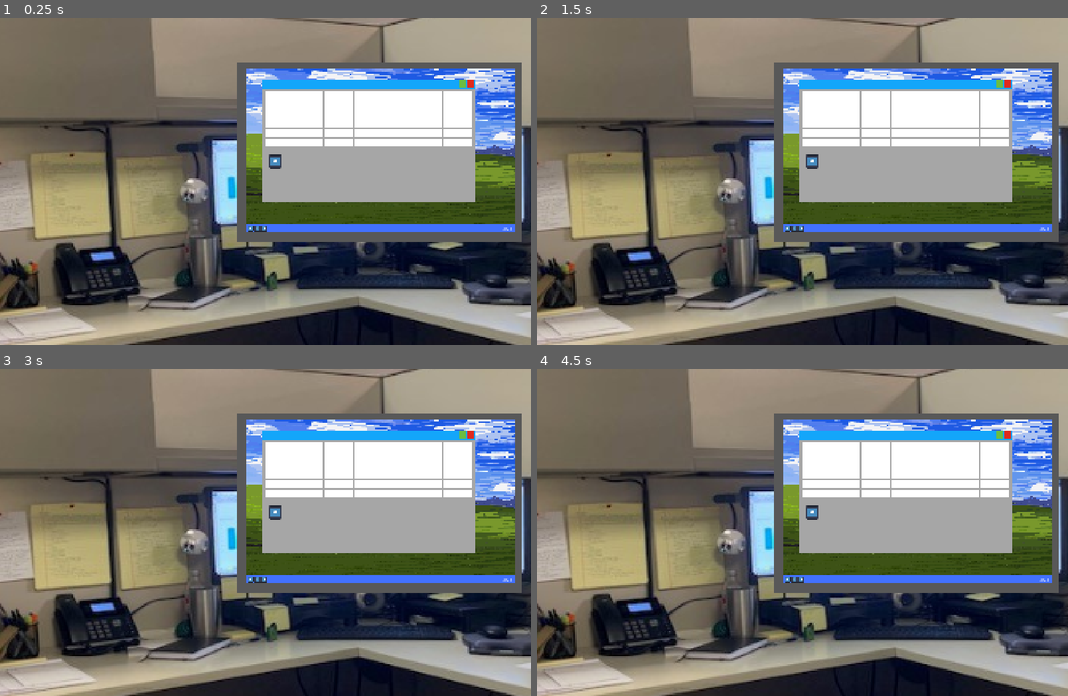
Above: before the commit, frames 1-4 (two rows, left to right).
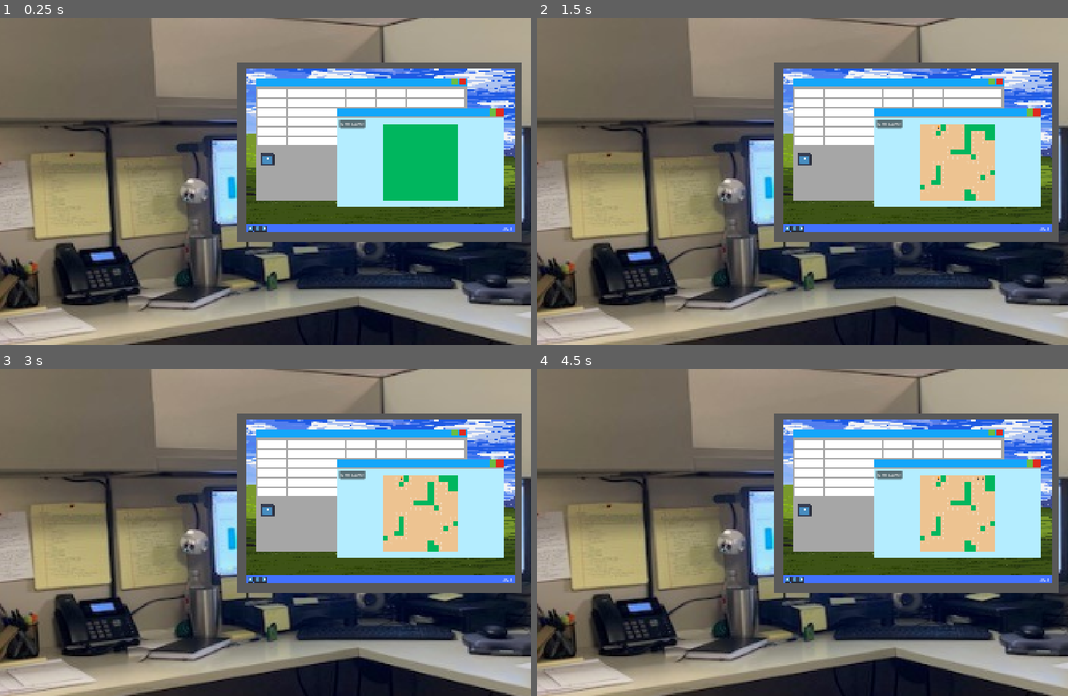
Above: after the commit, the same moments.

Repository: ChrstphrHll/thinky-2026
Game: Godot game, scene res://scenes/main.tscn
Same seed, same stepped clock (60 frames per second), same inputs: the game is played once before the commit and once after it. The engine's default icon, where the game draws it, is replaced by a stand-in: a white triangle on a blue panel in a dark square.
Inputs (mouse positions are in pixels of both pictures, inside the frame that each line leads up to):
- Up to frame 1 (0.25 s): no input
- Up to frame 2 (1.5 s): click (924, 125) at 0.52 s; click (940, 125) at 1.27 s
- Up to frame 3 (3 s): click (430, 476) at 2.02 s; click (435, 476) at 2.77 s
- Up to frame 4 (4.5 s): click (977, 476) at 3.52 s; click (983, 476) at 4.27 s

The runs differ from the first frame. In frame 1, 12% of the frame differs, in the area x 48-95%, y 18-58%; in frame 2, 12%; in frame 3, 12%; in frame 4, 12%.

Commit message:
minesweeper

Diff:
--- a/components/window.tscn
+++ b/components/window.tscn
@@ -15,6 +15,7 @@
 gradient = SubResource("Gradient_2b2g1")
 
 [node name="Window" type="Control" unique_id=945610282]
+clip_contents = true
 layout_mode = 3
 anchors_preset = 15
 anchor_right = 1.0
--- /dev/null
+++ b/minesweeper/minesweeper.gd
@@ -0,0 +1,238 @@
+extends Control
+
+var board: Array[Array] = []
+
+# Game Settings
+var board_bombs = 20
+var board_rows = 15
+var board_cols = 15
+var target_reveals = board_rows * board_cols - board_bombs
+var revealed = 0
+
+const BUTTON_SIZE = 18
+const BOMB_SYMBOL = "💣"
+const FLAGGED = "🚩"
+const BLANK = "   "
+const ADJACENT_DELTAS = [
+	[-1, -1], [-1,  0], [-1 ,  1],
+	[ 0, -1],           [ 0 ,  1],
+	[ 1, -1], [ 1,  0], [ 1 ,  1],
+]
+
+@onready var win_label = $Label
+@onready var board_ui = $CenterContainer/Board
+
+const CELL_BUTTON = preload("uid://bcqe48ggyfioa")
+const CELL_BUTTON_DISABLED = preload("uid://ds05seb1vtjit")
+const CELL_BUTTON_HOVER = preload("uid://b0sex4lta7p8h")
+
+signal win_game
+
+# Called when the node enters the scene tree for the first time.
+func _ready():
+	create_board()
+	win_game.connect(_win_effects)
+
+
+func reset():
+	pass
+
+func game_over():
+	pass
+
+
+func _win_effects():
+	print("you win!!!")
+	win_label.show()
+
+
+func _button_pressed(coords):
+	var button = get_button(coords)
+	var cell_value = button.text
+	if Input.is_mouse_button_pressed(MOUSE_BUTTON_RIGHT):
+		if cell_value == FLAGGED:
+			button.text = BLANK
+		else:
+			button.text = FLAGGED
+	elif cell_value == FLAGGED:
+		pass
+	else:
+		set_revealed(coords, true)
+
+		if is_coord_bomb(coords):
+			game_over()
+		else:
+			if get_coord(coords) == 0:
+				zero_cascade(coords)
+
+
+func zero_cascade(coord):
+	var next_zeroes = [coord]
+
+	while next_zeroes:
+		var this_zero = next_zeroes.pop_front()
+		var adjacent_unrevealed = get_unrevealed_adjacent_cells(this_zero)
+
+		for unrevealed in adjacent_unrevealed:
+			set_revealed(unrevealed, true)
+			if get_coord(unrevealed) == 0:
+				next_zeroes.append(unrevealed)
+
+
+func get_unrevealed_adjacent_cells(coord):
+	var results = []
+
+	for mod in ADJACENT_DELTAS:
+		var neighbor = {
+			"row": coord.row + mod[0],
+			"col": coord.col + mod[1]
+		}
+
+		if not is_coord_inbounds(neighbor):
+			continue
+
+		if get_revealed(neighbor):
+			continue
+
+		results.append(neighbor)
+
+	return results
+
+
+func create_board():
+	board.resize(board_rows)
+	board_ui.columns = board_cols
+	for row in board_rows:
+		board[row] = []
+		board[row].resize(board_cols)
+
+		for col in board_cols:
+			var button = Button.new()
+			var container = AspectRatioContainer.new()
+			container.stretch_mode = AspectRatioContainer.STRETCH_FIT
+			container.size_flags_horizontal = Control.SIZE_EXPAND
+			container.custom_minimum_size = Vector2(BUTTON_SIZE, BUTTON_SIZE)
+			container.custom_maximum_size = Vector2(BUTTON_SIZE, BUTTON_SIZE)
+			button.add_theme_color_override("font_disabled_color", Color(1.0, 1.0, 1.0, 1.0))
+			button.button_mask = MOUSE_BUTTON_MASK_LEFT | MOUSE_BUTTON_MASK_RIGHT
+			button.add_theme_font_size_override("font_size", 10)
+			button.add_theme_stylebox_override("normal", CELL_BUTTON)
+			button.add_theme_stylebox_override("pressed", CELL_BUTTON)
+			button.add_theme_stylebox_override("hover", CELL_BUTTON_HOVER)
+			button.add_theme_stylebox_override("disabled", CELL_BUTTON_DISABLED)
+			button.text = BLANK
+			button.button_down.connect(_button_pressed.bind({"row": row, "col": col}))
+
+			container.add_child(button)
+			board_ui.add_child(container)
+
+			board[row][col] = {
+				"adjacency": 0,
+				"revealed": false,
+				"button": button
+			}
+
+	for bomb in board_bombs:
+		place_bomb()
+
+	print_board()
+
+
+func print_board():
+	for row in board:
+		print(row.map(func (coord): return coord.adjacency))
+
+
+func place_bomb():
+	var placed = false
+	while not placed:
+		var coords = random_cell_coords()
+		print("selected coords ", coords)
+		if is_coord_bomb(coords):
+			continue
+		set_coord(coords, BOMB_SYMBOL)
+		increment_adjacent(coords)
+		placed = true
+
+
+func increment_adjacent(coords):
+	for delta in ADJACENT_DELTAS:
+		var coord = {
+			"row": coords.row + delta[0],
+			"col": coords.col + delta[1]
+		}
+
+		if not is_coord_inbounds(coord):
+			continue
+		if is_coord_bomb(coord):
+			continue
+
+		set_coord(coord, get_coord(coord) + 1)
+
+
+func random_cell_coords():
+	if board.size() == 0 or board[0].size() == 0:
+		printerr("Board must be initialized")
+	var row = randi_range(0, board.size() - 1)
+	var col = randi_range(0, board[0].size() - 1)
+	return {
+		"row": row,
+		"col": col
+	}
+
+
+func get_button(coord):
+	return board[coord.row][coord.col].button
+
+
+func get_revealed(coord):
+	return board[coord.row][coord.col].revealed
+
+
+func set_revealed(coord, is_revealed: bool):
+	board[coord.row][coord.col].revealed = is_revealed
+
+	if is_revealed:
+		revealed += 1
+		if revealed == target_reveals:
+			win_game.emit()
+
+	var button = get_button(coord)
+	var cell_value = get_coord(coord)
+
+	match cell_value:
+		0:
+			button.text = ""
+		_:
+			button.text = str(cell_value)
+
+	button.disabled = true
+
+
+func get_coord(coord):
+	return board[coord.row][coord.col].adjacency
+
+
+func set_coord(coord, value):
+	board[coord.row][coord.col].adjacency = value
+
+
+func is_coord_bomb(coord):
+	match get_coord(coord):
+		BOMB_SYMBOL:
+			return true
+	return false
+
+
+func is_coord_inbounds(coord):
+	if coord.row < 0 or coord.row >= board.size():
+		return false
+	if coord.col < 0 or coord.col >= board[0].size():
+		return false
+
+	return true
+
+
+func _on_new_game_pressed():
+	reset()
+	create_board()
--- /dev/null
+++ b/minesweeper/minesweeper.tres
@@ -0,0 +1,4 @@
+[gd_resource type="StyleBoxFlat" format=3 uid="uid://bcqe48ggyfioa"]
+
+[resource]
+bg_color = Color(6.016344e-06, 0.7145177, 0.36945328, 1)
--- /dev/null
+++ b/minesweeper/minesweeper.tscn
@@ -0,0 +1,51 @@
+[gd_scene format=3 uid="uid://2hm154dy6lg4"]
+
+[ext_resource type="Script" uid="uid://fjr0p360fem5" path="res://minesweeper/minesweeper.gd" id="1_avy0k"]
+
+[node name="minesweeper" type="Control" unique_id=411667812]
+layout_mode = 3
+anchors_preset = 15
+anchor_right = 1.0
+anchor_bottom = 1.0
+grow_horizontal = 2
+grow_vertical = 2
+script = ExtResource("1_avy0k")
+
+[node name="ColorRect" type="ColorRect" parent="." unique_id=2084215631]
+layout_mode = 1
+anchors_preset = 15
+anchor_right = 1.0
+anchor_bottom = 1.0
+grow_horizontal = 2
+grow_vertical = 2
+color = Color(0.7072914, 0.92879474, 0.997858, 1)
+
+[node name="Label" type="RichTextLabel" parent="." unique_id=2068362886]
+layout_mode = 0
+offset_left = 378.0
+offset_top = 19.0
+offset_right = 418.0
+offset_bottom = 42.0
+text = "test"
+
+[node name="CenterContainer" type="CenterContainer" parent="." unique_id=1615265987]
+layout_mode = 1
+anchors_preset = 15
+anchor_right = 1.0
+anchor_bottom = 1.0
+grow_horizontal = 2
+grow_vertical = 2
+
+[node name="Board" type="GridContainer" parent="CenterContainer" unique_id=556924460]
+layout_mode = 2
+theme_override_constants/h_separation = 0
+theme_override_constants/v_separation = 0
+
+[node name="Restart" type="Button" parent="." unique_id=1041192408]
+layout_mode = 1
+offset_left = 7.0
+offset_top = 8.0
+offset_right = 100.0
+offset_bottom = 39.0
+theme_override_font_sizes/font_size = 16
+text = "New Game"
--- /dev/null
+++ b/minesweeper/minesweeper_disabled.tres
@@ -0,0 +1,4 @@
+[gd_resource type="StyleBoxFlat" format=3 uid="uid://ds05seb1vtjit"]
+
+[resource]
+bg_color = Color(0.92701554, 0.7660645, 0.56732476, 1)
--- /dev/null
+++ b/minesweeper/minesweeper_hover.tres
@@ -0,0 +1,4 @@
+[gd_resource type="StyleBoxFlat" format=3 uid="uid://b0sex4lta7p8h"]
+
+[resource]
+bg_color = Color(3.706068e-06, 0.5921736, 0.30311784, 1)
--- a/scenes/main.tscn
+++ b/scenes/main.tscn
@@ -4,6 +4,7 @@
 [ext_resource type="PackedScene" uid="uid://7h2j2nq2a7vn" path="res://components/window.tscn" id="1_o5qli"]
 [ext_resource type="Texture2D" uid="uid://bdvocqr8hikkm" path="res://icon.svg" id="2_0wfyh"]
 [ext_resource type="Texture2D" uid="uid://c3gjfv0fnp6ph" path="res://assets/screensaver.png" id="2_tbgi4"]
+[ext_resource type="PackedScene" uid="uid://2hm154dy6lg4" path="res://minesweeper/minesweeper.tscn" id="5_tbgi4"]
 
 [node name="main" type="Control" unique_id=1205300623]
 layout_mode = 3
@@ -44,10 +45,10 @@
 [node name="Window" parent="Computer/Screen" unique_id=945610282 instance=ExtResource("1_o5qli")]
 layout_mode = 1
 anchors_preset = -1
-anchor_left = 0.06275717
-anchor_top = 0.061224476
-anchor_right = 0.8509813
-anchor_bottom = 0.81707364
+anchor_left = 0.03497939
+anchor_top = 0.049319714
+anchor_right = 0.8232035
+anchor_bottom = 0.80516887
 min_position = Vector2(35, 27)
 max_position = Vector2(972, 588)
 metadata/_edit_use_anchors_ = true
@@ -307,3 +308,16 @@
 offset_right = 969.0
 offset_bottom = 27.0
 text = "3:22"
+
+[node name="Window2" parent="Computer/Screen" unique_id=1339506137 instance=ExtResource("1_o5qli")]
+layout_mode = 1
+anchors_preset = -1
+anchor_left = 0.34053499
+anchor_top = 0.23639455
+anchor_right = 0.96193415
+anchor_bottom = 0.8469388
+metadata/_edit_use_anchors_ = true
+
+[node name="minesweeper" parent="Computer/Screen/Window2" unique_id=411667812 instance=ExtResource("5_tbgi4")]
+layout_mode = 1
+offset_top = 34.0
Not shown, added: minesweeper/minesweeper.gd.uid
